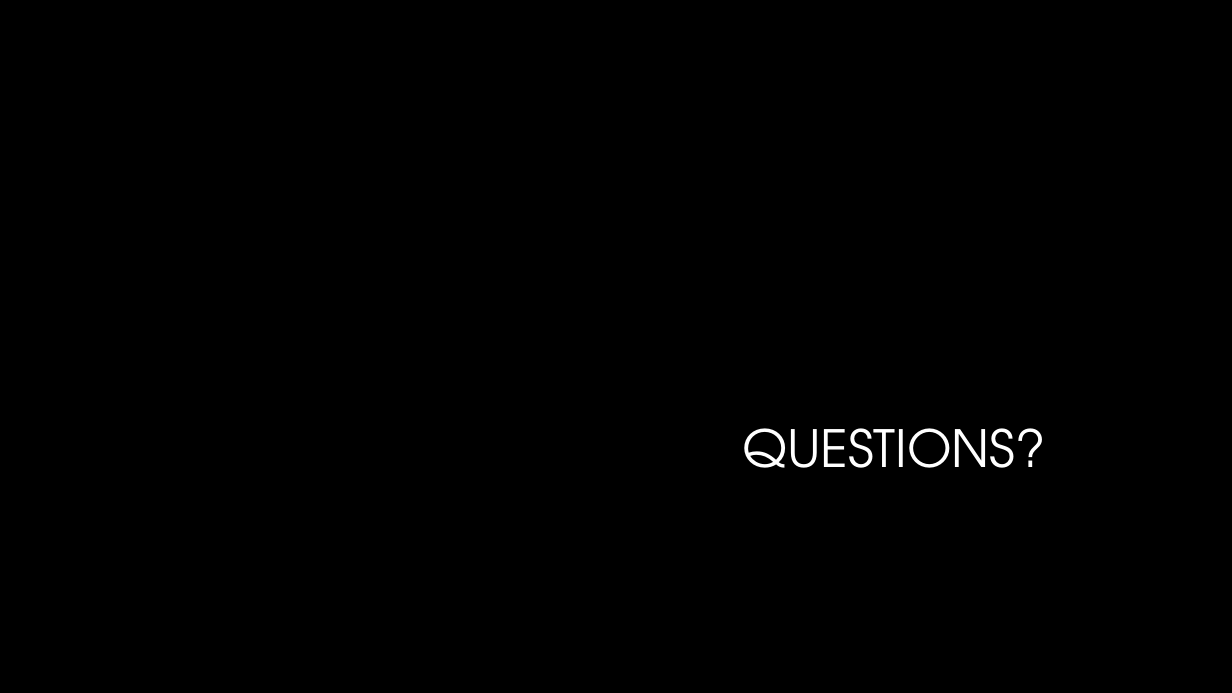
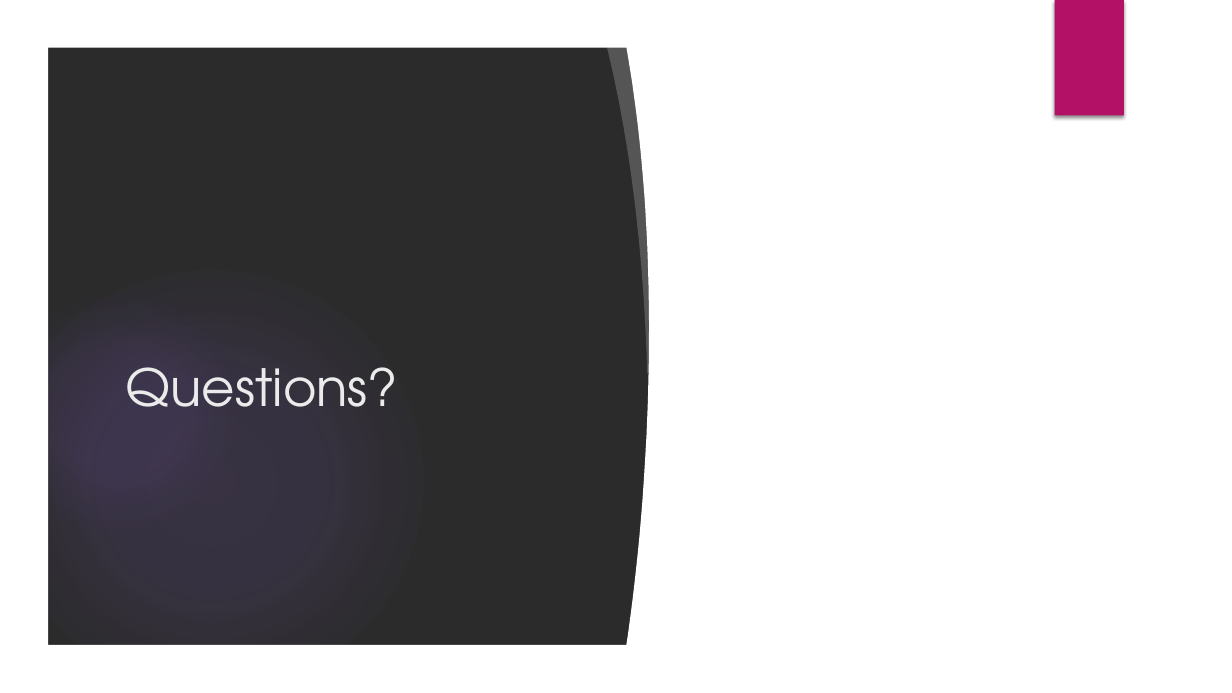
Before and after one commit to dianaruth/cs373-idb, a slide deck: slide 12 of swewars.pptx (slide 14 before the commit). Drawn at 1232x693 pixels with LibreOffice and Linux fonts; fonts in the diff are those of the drawing; background and template pictures are left out; a plain dark background stands for a picture behind light text. Boxes give left, top, right and bottom in pixels: in the first picture for what was removed or moved away, otherwise in the second. Text is boxed around its words. In the diff, an @@ line names an element or a change of style, - is before the commit and + after.

```diff
--- a/swewars.pptx
+++ b/swewars.pptx
@@ group added at (x1=0, y1=0, x2=1232, y2=693): 4 ellipses, 3 freeform shapes, 1 rectangle @@
@@ rectangle added at (x1=1055, y1=0, x2=1124, y2=116), fill #B31166 @@
@@ title "Questions?" at (x1=126, y1=367, x2=398, y2=407): vertical alignment bottom to middle @@
@@ title at (x1=126, y1=367, x2=398, y2=407): text changed; text colour gradient #FFFFFF to #A6A6A6 to #EBEBEB @@
-QUESTIONS?
+Questions?
```
Also in this commit, not shown: 5 other slides changed, 6 slides added, 8 slides removed.
